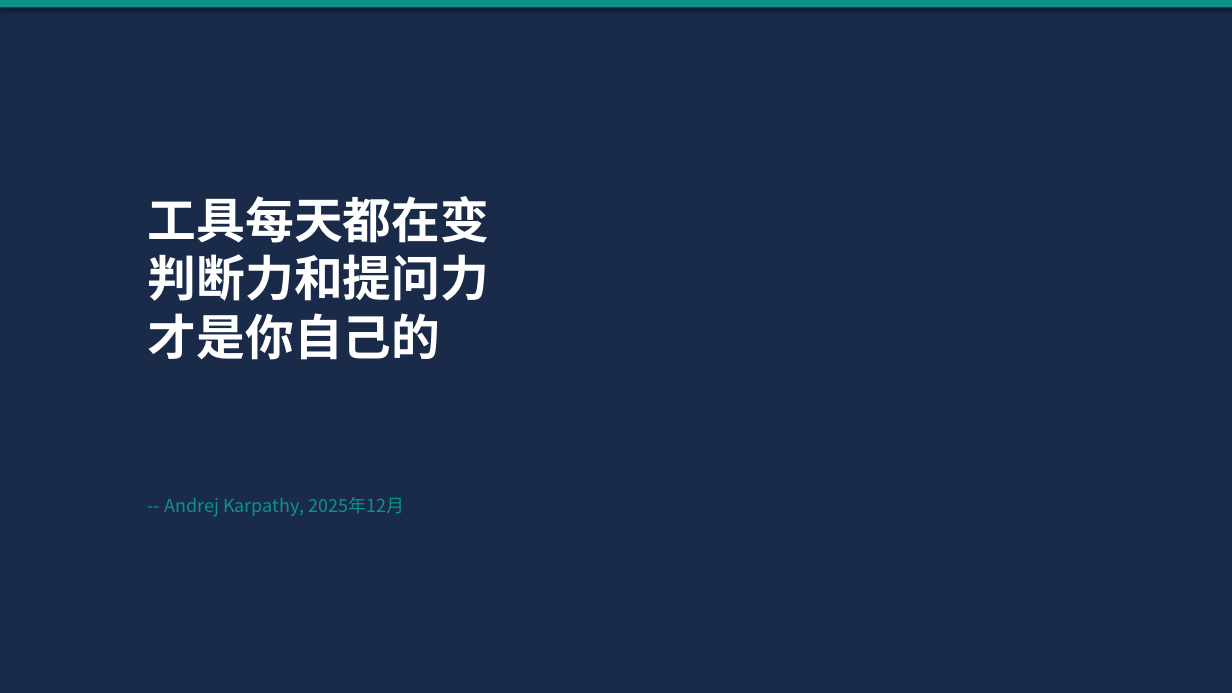
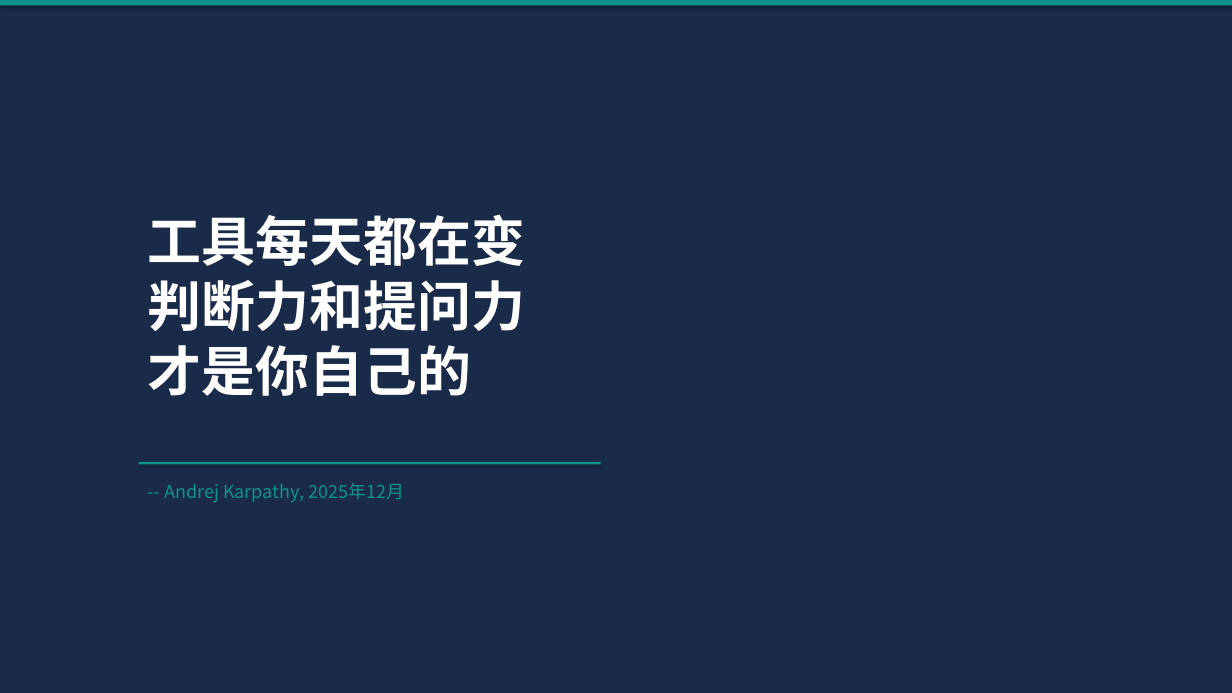
Before and after one commit to hozen/jingfan-ims-intelligence, a slide deck: slide 11 of wiki/projects/work-06-ai-sharing/Taylor_AI分享_启动会.pptx. Drawn at 1232x693 pixels with LibreOffice and Linux fonts; fonts in the diff are those of the drawing. Boxes give left, top, right and bottom in pixels: in the first picture for what was removed or moved away, otherwise in the second. Text is boxed around its words. In the diff, an @@ line names an element or a change of style, - is before the commit and + after.

Commit message:
work-06 v2: redesign with senior layout (more whitespace, fewer color blocks)

```diff
--- a/wiki/projects/work-06-ai-sharing/Taylor_AI分享_启动会.pptx
+++ b/wiki/projects/work-06-ai-sharing/Taylor_AI分享_启动会.pptx
@@ text "工具每天都在变 判断力和提问力 才是你自己的": place and size @@
-text "工具每天都在变 判断力和提问力 才是你自己的" at [148,196,490,360]
+text "工具每天都在变 判断力和提问力 才是你自己的" at [148,214,525,396]
@@ text "工具每天都在变 判断力和提问力 才是你自己的" at [148,214,525,396]: size 38 to 42 pt @@
@@ text "-- Andrej Karpathy, 2025年12月": place and size @@
-text "-- Andrej Karpathy, 2025年12月" at [164,497,404,516]
+text "-- Andrej Karpathy, 2025年12月" at [164,483,404,502]
@@ rectangle added at [139,462,601,465], fill #0D9488 @@
```
Also in this commit, not shown: 10 other slides changed.
